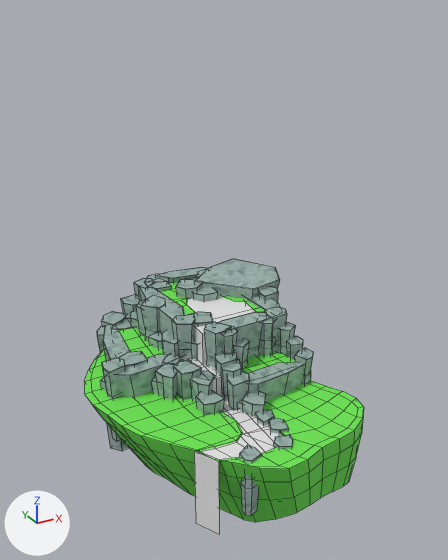
An edit to the FBX model Assets/Models/Forest2.fbx, drawn before and after from the same camera.
Both versions are drawn from a 50 mm lens placed at (-48.5, -81.3, 84.4), pointed at (-3.9, -0.2, 43.9). Lighting does not change. The marker at lower left points along +X, +Y and +Z. Mesh edges are drawn as thin lines. Where no turn or scale is listed for an object, it has been applied to the vertices.
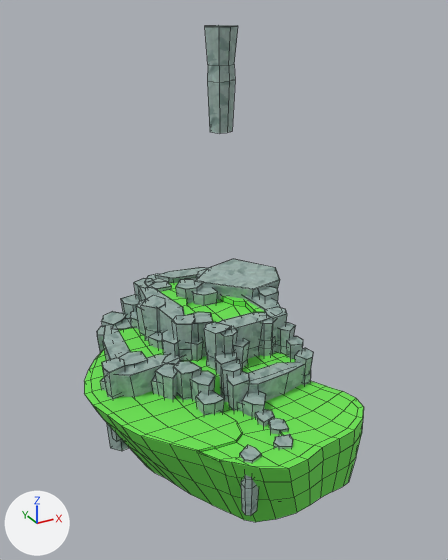
Changed parts and their boxes [x1, y1, x2, y2] in the pictures (448 x 560 px):
'Cylinder', reshaped (91% taller): before [97, 259, 314, 516]; after [97, 25, 314, 516]
'Plane', deleted: before [180, 296, 282, 534]
part 1 of me_cylinder_001, added: after [205, 25, 238, 134]

The change, as a list of edits to the scene's bpy script:
```text
Change me_cylinder_001:
    where me_cylinder_001.from_pydata(...)  # 1620 vertices, 1350 faces; spans x -23.7..15.6, y -14.2..32.9, z -19.4..5.7
    used by ob_cylinder; location = (0.0, -6.9, 31.5)
    me_cylinder_001 part 1: the loose piece of 30 vertices spanning x -7.4..-2.9, y 4.8..8.5, z -10.2..4.1 is copied, and the copy is moved by (0.7, 0.0, 46.5); it spans x -6.6..-2.2, y 4.8..8.5, z 36.3..50.7
Remove ob_plane:
    ob_plane = bpy.data.objects.new('Plane', me_plane)
    ob_plane.location = (-0.9, 7.2, 34.6)
```
